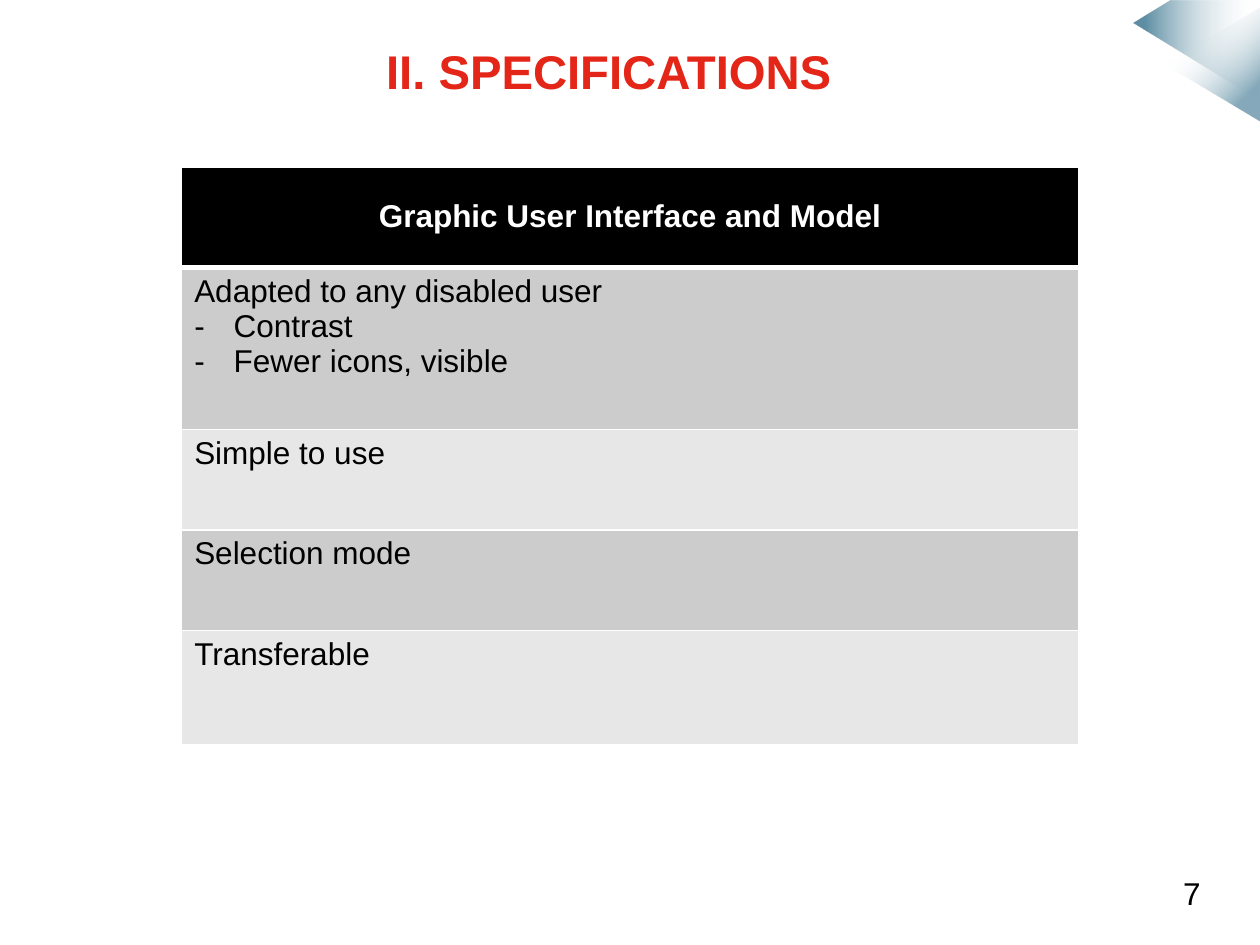
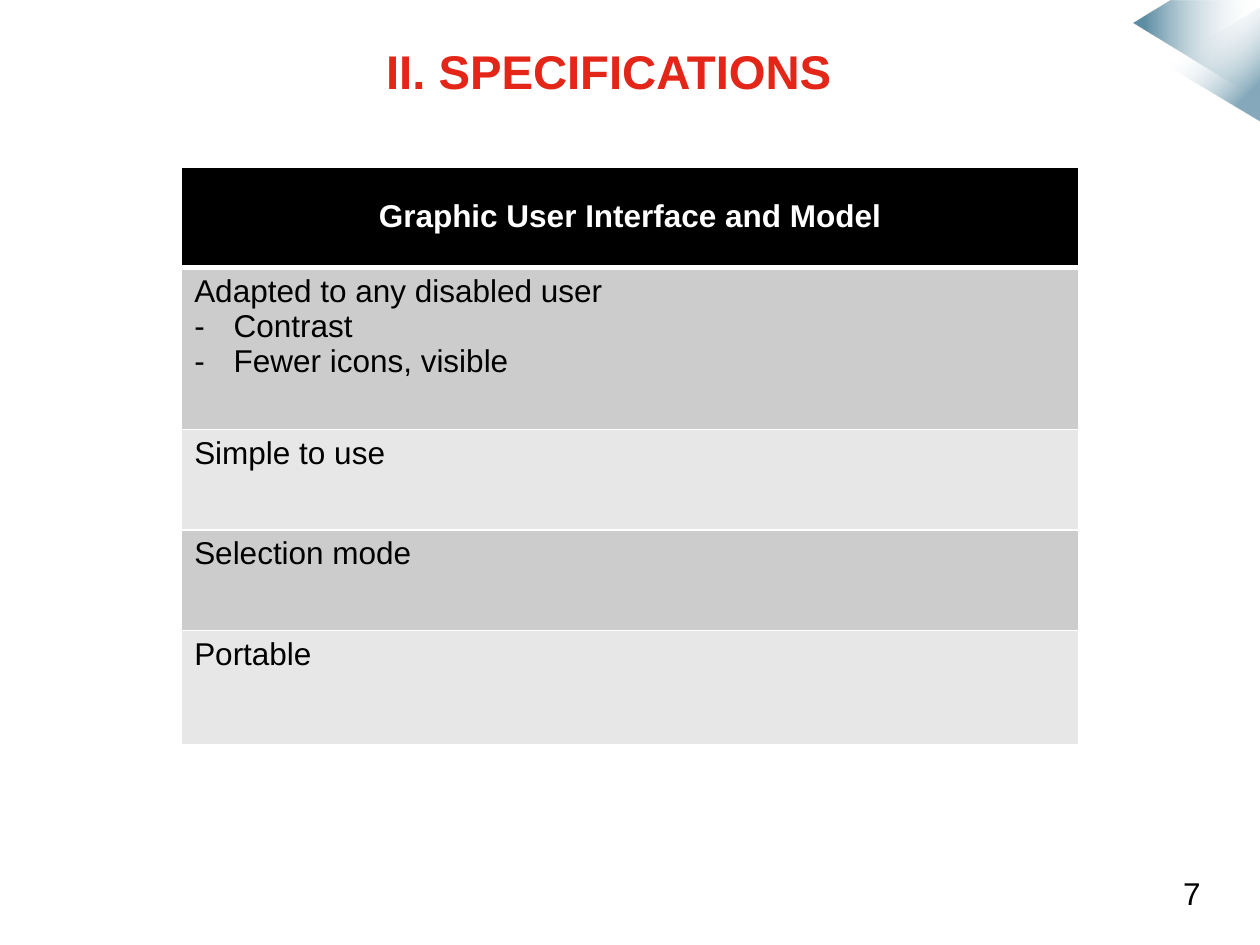
Before and after one commit to mmeven/EP_Domotique_Tablette, a slide deck: slide 7 of Rendu/Diapo_prototype_janvier.pptx. Drawn at 1260x945 pixels with LibreOffice and Linux fonts; fonts in the diff are those of the drawing; background and template pictures are left out. Boxes give left, top, right and bottom in pixels: in the first picture for what was removed or moved away, otherwise in the second. Text is boxed around its words. In the diff, an @@ line names an element or a change of style, - is before the commit and + after.

```diff
--- a/Rendu/Diapo_prototype_janvier.pptx
+++ b/Rendu/Diapo_prototype_janvier.pptx
@@ table at bbox=[181, 166, 1079, 743] @@
-row 5, column 1: Transferable
+row 5, column 1: Portable
```
Also in this commit, not shown: 2 other slides changed, 2 slides removed.
